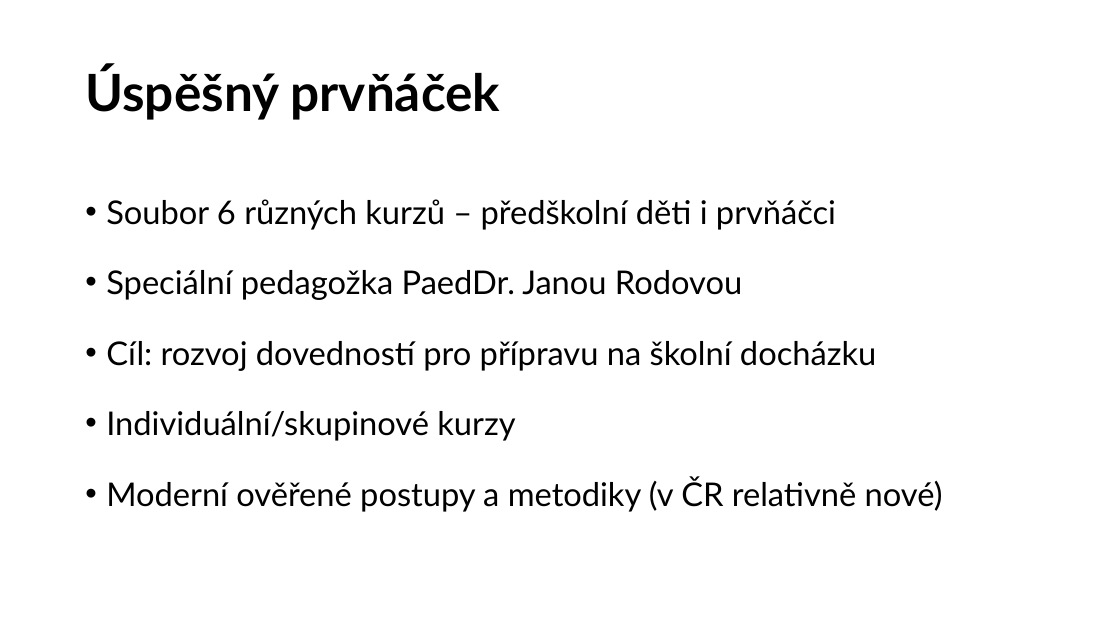
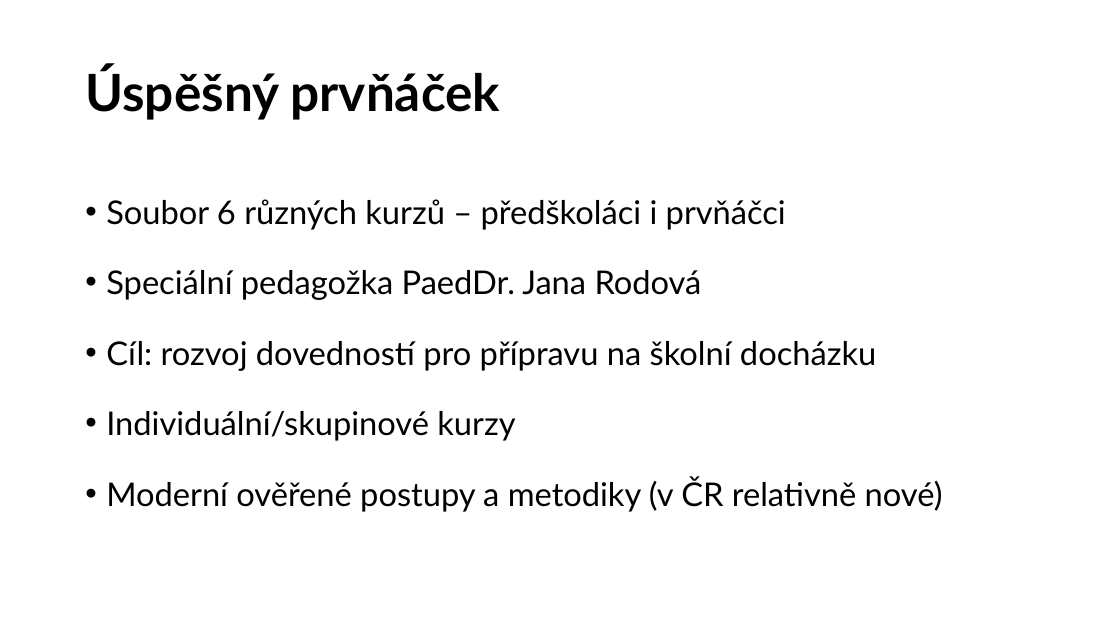
Before and after one commit to rodlukas/bachelors-thesis, a slide deck: slide 2 of prezentace/DPR prezentace.pptx. Drawn at 1120x630 pixels with LibreOffice and Linux fonts; fonts in the diff are those of the drawing. Boxes give left, top, right and bottom in pixels: in the first picture for what was removed or moved away, otherwise in the second. Text is boxed around its words. In the diff, an @@ line names an element or a change of style, - is before the commit and + after.

```diff
--- a/prezentace/DPR prezentace.pptx
+++ b/prezentace/DPR prezentace.pptx
@@ text at box(106, 199, 786, 300): text changed @@
-• Soubor 6 různých kurzů – předškolní děti i prvňáčci
-• Speciální pedagožka PaedDr. Janou Rodovou
+• Soubor 6 různých kurzů – předškoláci i prvňáčci
+• Speciální pedagožka PaedDr. Jana Rodová
```
Also in this commit, not shown: 4 other slides changed.
